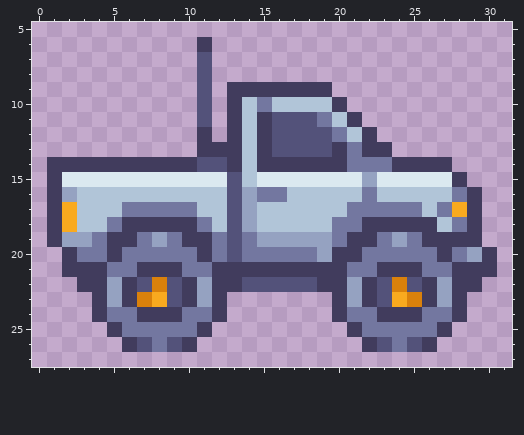
Edited in one commit: pixel-art sprite (Assets/Resources/Sprites/trailer.png). The picture above was drawn from the file before the commit.
The file is 32x32 pixels. Shown: x 0..31, y 5..27.
Now the later version:
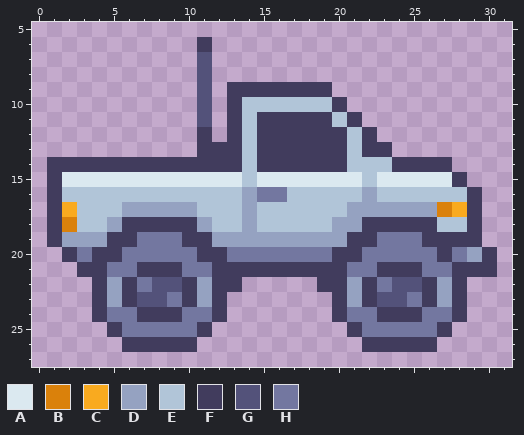
Palette (. is transparent): A #dbe9f0  B #da810b  C #f9aa1f  D #95a2c1  E #b1c5d8  F #413c5d  G #53527a  H #7377a0
The exact change:
@@ x 0..31 @@
  9 ...........G.FFFFFFF............
-10 ...........G.FEHEEEEF...........
-11 ...........G.FEFGGGHEF..........
-12 ...........F.FEFGGGGHEF.........
-13 ...........FFFEFGGGGFHFF........
-14 .FFFFFFFFFFGGFEFFFFFFHHHFFFF....
-15 .FAAAAAAAAAAAGEAAAAAAADAAAAAF...
-16 .FDEEEEEEEEEEGDHHEEEEEHEEEEEHF..
-17 .FCEEEHHHHHEEGDEEEEEEHHHHHEHCF..
-18 .FCEEHFFFFFHEGDEEEEEHHFFFFFEHF..
-19 .FDDHFFHDHFFHGHDDDDDHFFHDHFFFF..
-20 ..FHHFHHHHHFHGHHHHHDFFHHHHHFHDF.
-21 ..FFFHHFFFHHFFFFFFFFFHHFFFHHFFF.
-22 ...FFDFGBGFDFFGGGGGFFDFGBGFDFF..
-23 ....FDFBCGFDF.......FDFGCBFDF...
+10 ...........G.FEEEEEEF...........
+11 ...........G.FEFFFFFEF..........
+12 ...........F.FEFFFFFFEF.........
+13 ...........FFFEFFFFFFEFF........
+14 .FFFFFFFFFFFFFEFFFFFFEEEFFFF....
+15 .FAAAAAAAAAAAAEAAAAAAAEAAAAAF...
+16 .FEEEEEEEEEEEEDHHEEEEEDEEEEEEF..
+17 .FCEEEDDDDDEEEDEEEEEEDDDDDDBCF..
+18 .FBEEDFFFFFDEEDEEEEEDDFFFFFEEF..
+19 .FDDDFFHHHFFDDDDDDDDDFFHHHFFFF..
+20 ..FHFFHHHHHFFHHHHHHHFFHHHHHFHDF.
+21 ...FFHHFFFHHFFFFFFFFFHHFFFHHFFF.
+22 ....FDFHGGFDFF.....FFDFHGGFDF...
+23 ....FDFGGHFDF.......FDFGGHFDF...
 24 ....FHHFFFHHF.......FHHFFFHHF...
 25 .....FHHHHHF.........FHHHHHF....
-26 ......FGHGF...........FGHGF.....
+26 ......FFFFF...........FFFFF.....
 27 ................................
Where, in picture pixels (left, top, right, bottom), the same in both pictures:
changed: (62, 97, 482, 352)
